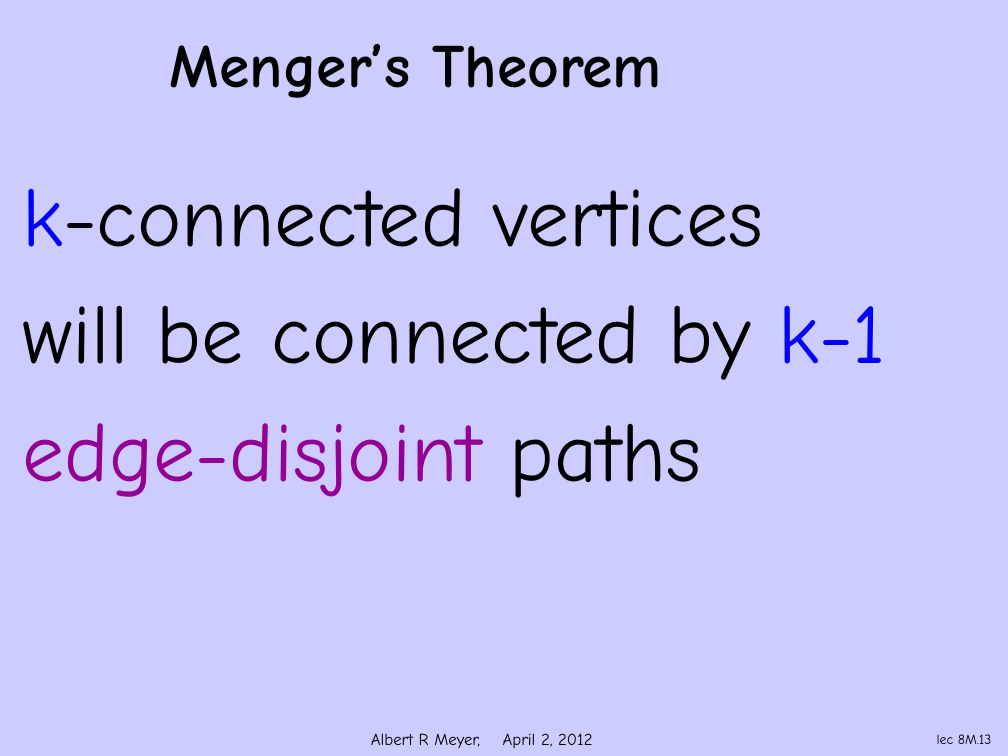
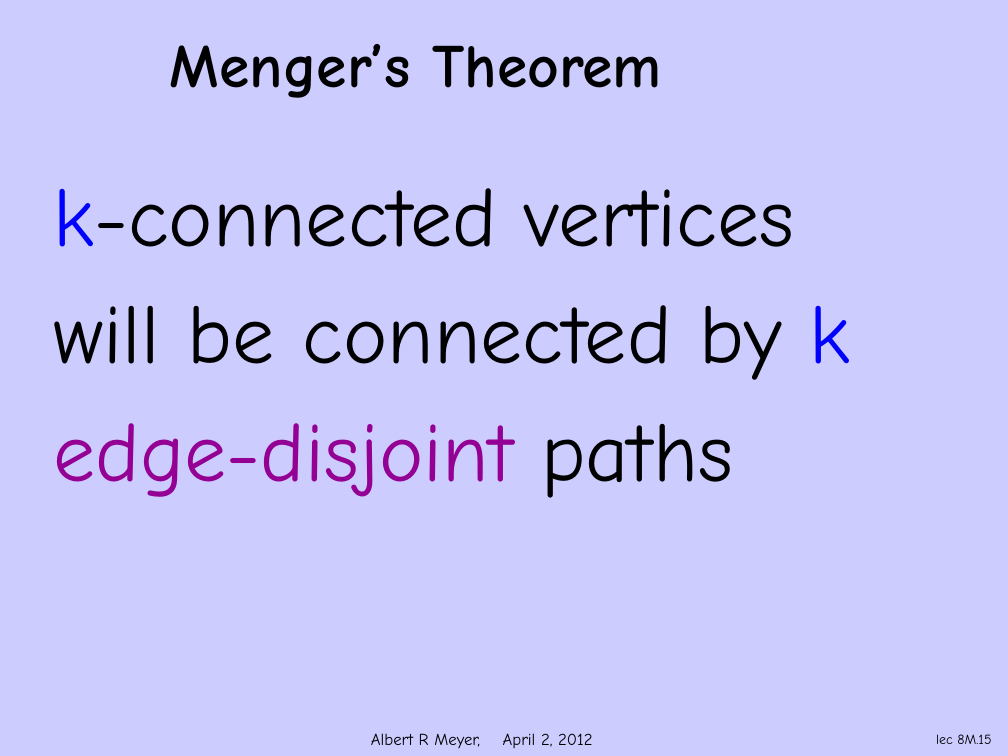
Before and after one commit to armeyer/mcs_web, a slide deck: slide 15 of spring12/slidesS12/simple-k-connect.pptx (slide 13 before the commit). Drawn at 1008x756 pixels with LibreOffice and Linux fonts; fonts in the diff are those of the drawing; background and template pictures are left out. Boxes give left, top, right and bottom in pixels: in the first picture for what was removed or moved away, otherwise in the second. Text is boxed around its words. In the diff, an @@ line names an element or a change of style, - is before the commit and + after.

```diff
--- a/spring12/slidesS12/simple-k-connect.pptx
+++ b/spring12/slidesS12/simple-k-connect.pptx
@@ text "k-connected vertices" moved from (x1=23, y1=188, x2=887, y2=498) to (x1=54, y1=188, x2=851, y2=498) @@
@@ text at (x1=54, y1=305, x2=851, y2=380): text changed @@
-will be connected by k-1
+will be connected by k
@@ page number at (x1=936, y1=734, x2=991, y2=744): text changed @@
-lec 8M.13
+lec 8M.15
```
Also in this commit, not shown: 2 slides added.
